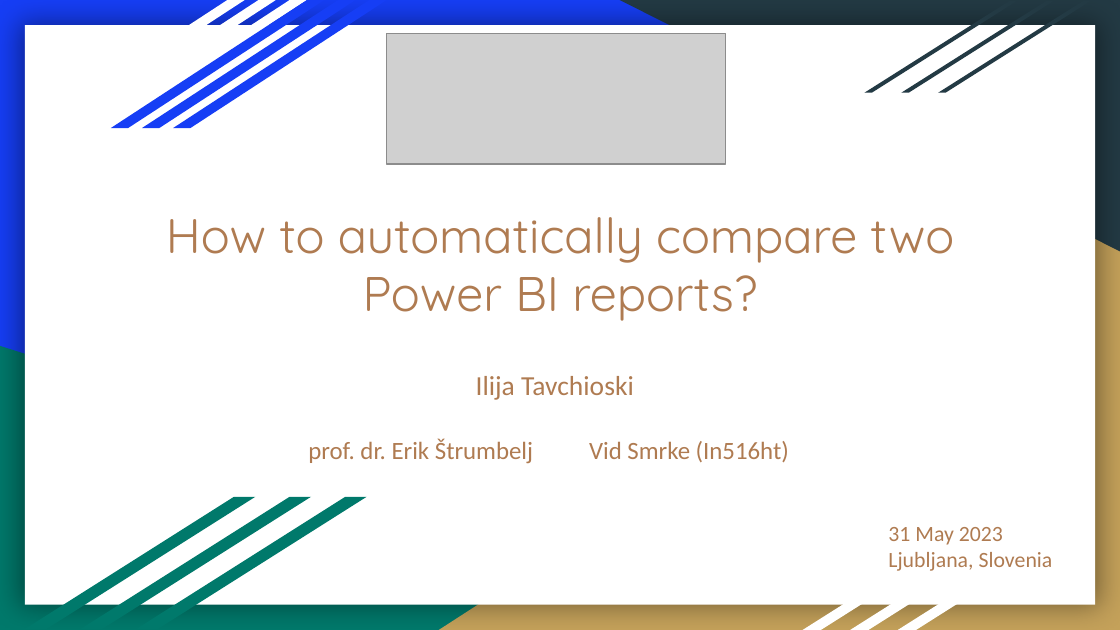
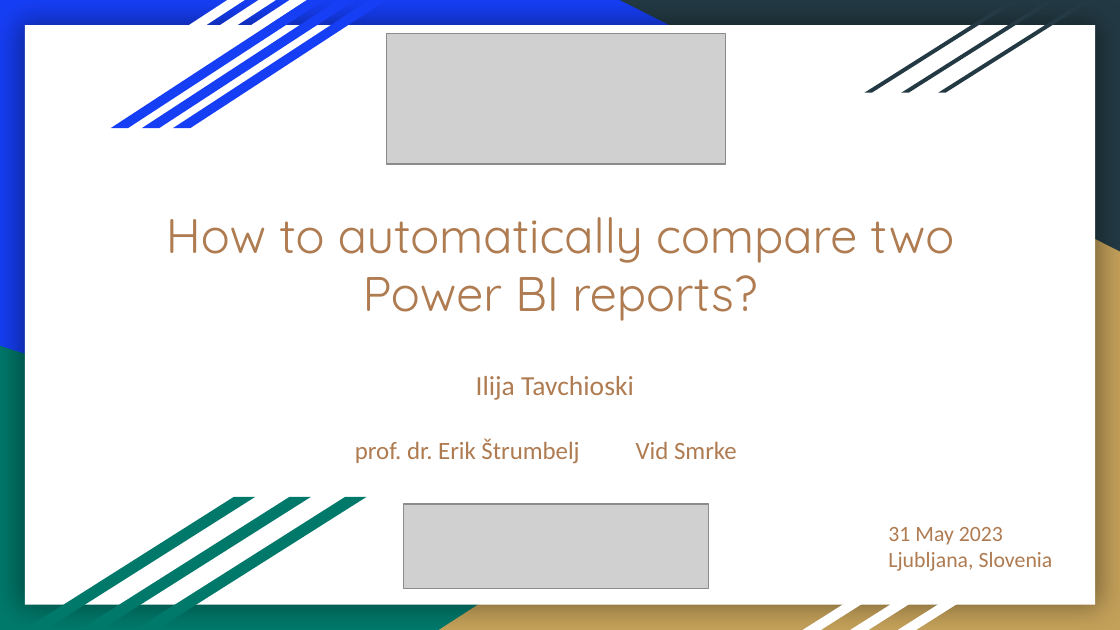
Before and after one commit to theteleton/project, a slide deck: slide 1 of presentation/presentation.pptx. Drawn at 1120x630 pixels with LibreOffice and Linux fonts; fonts in the diff are those of the drawing; grey boxes stand for pictures. Boxes give left, top, right and bottom in pixels: in the first picture for what was removed or moved away, otherwise in the second. Text is boxed around its words. In the diff, an @@ line names an element or a change of style, - is before the commit and + after.

```diff
--- a/presentation/presentation.pptx
+++ b/presentation/presentation.pptx
@@ subtitle at [355,439,737,464]: text changed @@
-prof. dr. Erik Štrumbelj Vid Smrke (In516ht)
+prof. dr. Erik Štrumbelj Vid Smrke
@@ picture added at [403,504,708,588] @@
```
Also in this commit, not shown: 7 other slides changed, 1 slide added.
